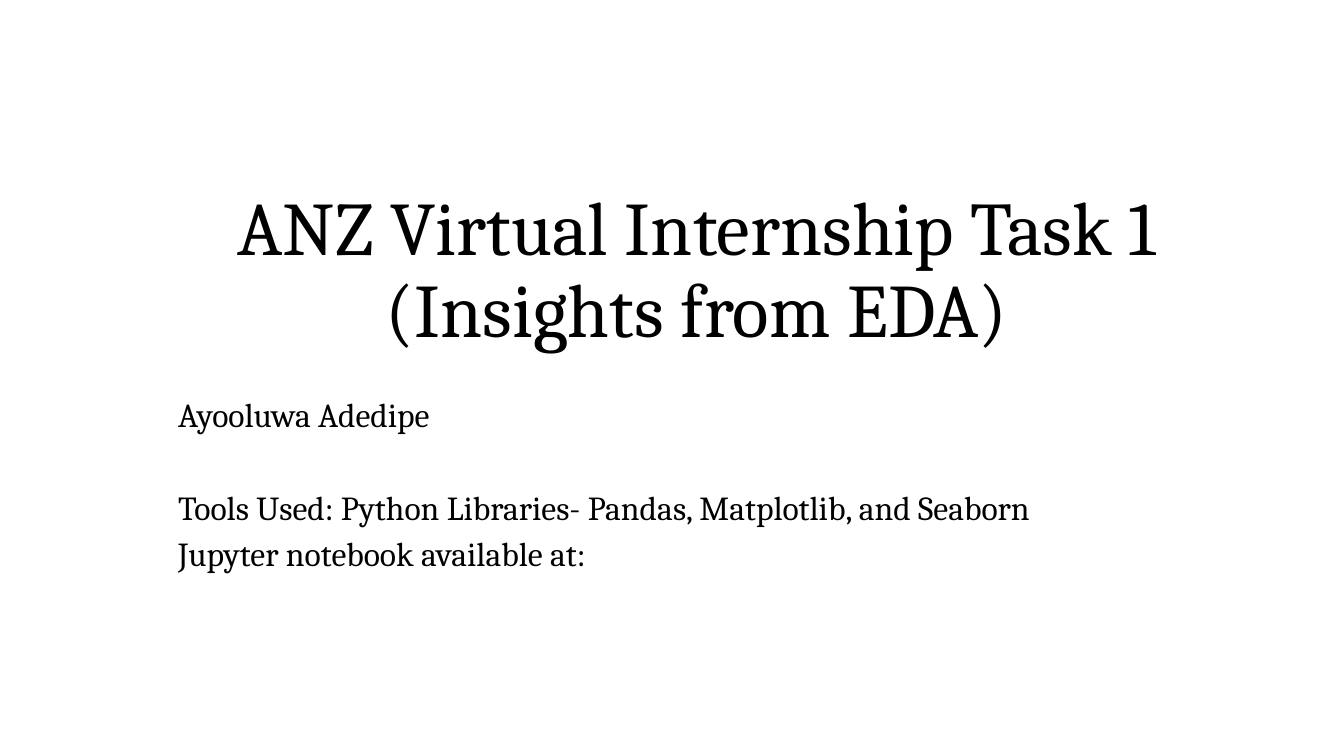
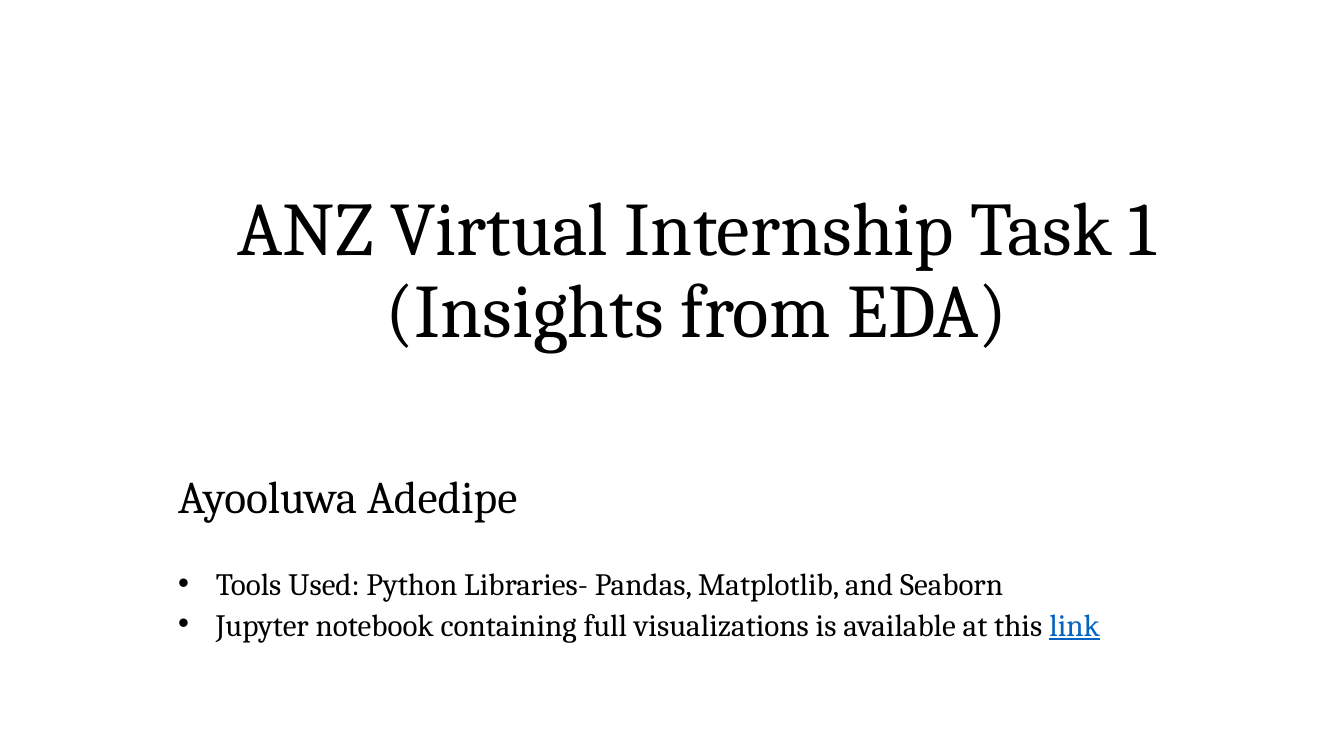
Before and after one commit to Ay-slim/ANZ-Virtual-Data-Internship, a slide deck: slide 1 of Task 1 Presentation.pptx. Drawn at 1344x756 pixels with LibreOffice and Linux fonts; fonts in the diff are those of the drawing. Boxes give left, top, right and bottom in pixels: in the first picture for what was removed or moved away, otherwise in the second. Text is boxed around its words. In the diff, an @@ line names an element or a change of style, - is before the commit and + after.

```diff
--- a/Task 1 Presentation.pptx
+++ b/Task 1 Presentation.pptx
@@ subtitle "Ayooluwa Adedipe": place and size @@
-subtitle "Ayooluwa Adedipe" at <box>178,403,1030,574</box>
+subtitle "Ayooluwa Adedipe" at <box>178,481,1100,642</box>
@@ subtitle at <box>178,481,1003,602</box>: size 24 to 32.4 pt in "Ayooluwa Adedipe"; size 24 to 22.2 pt in "Tools Used: Python Libraries- Pandas, Matplotlib, and ..."; line spacing 0.8 to 0.7; bullet none to • @@
@@ subtitle at <box>216,614,1100,642</box>: text changed; size 24 to 22.2 pt @@
-Jupyter notebook available at:
+• Jupyter notebook containing full visualizations is available at this link
```
Also in this commit, not shown: 1 other slide changed, 1 slide added, 1 other file.
